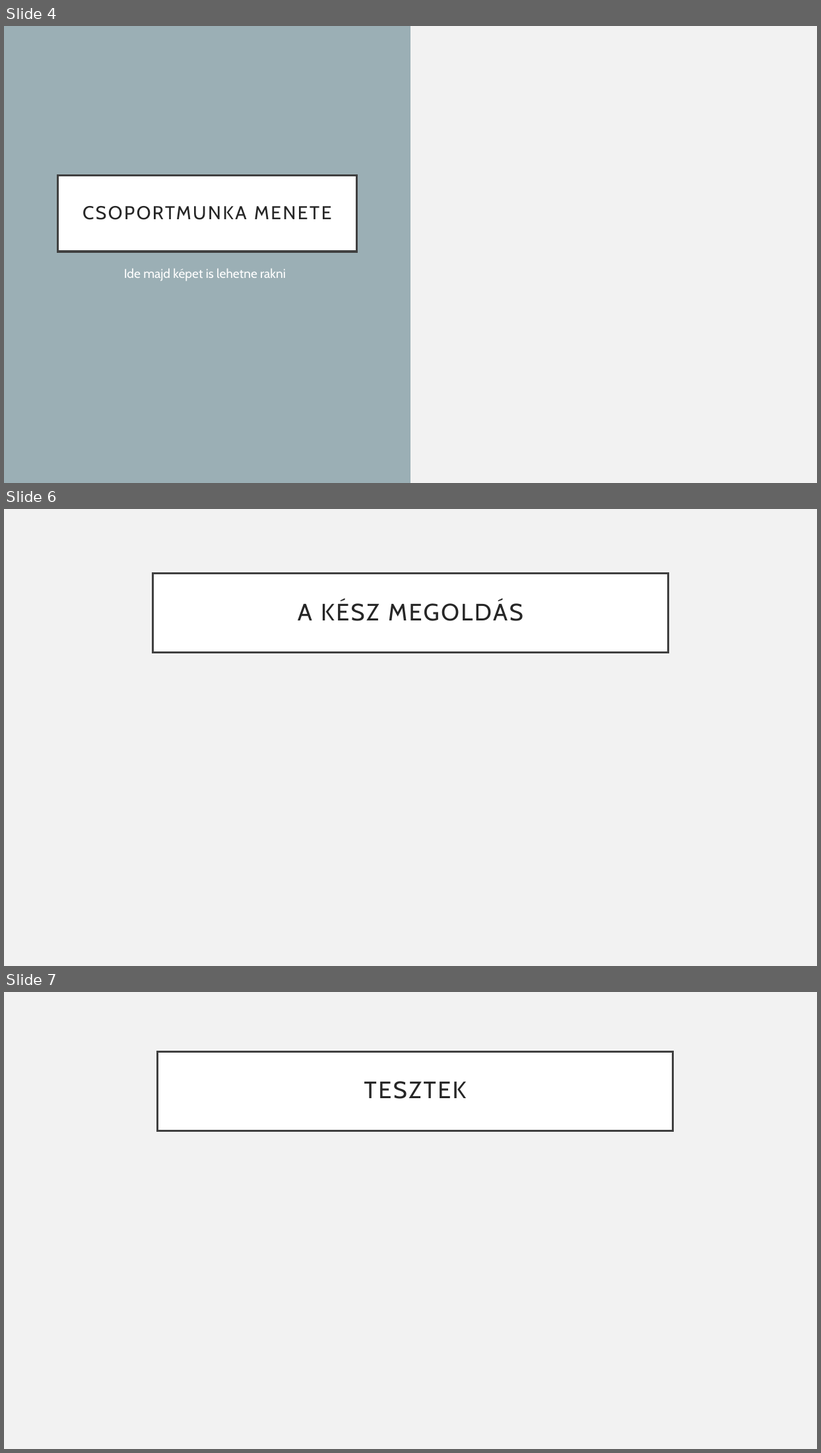
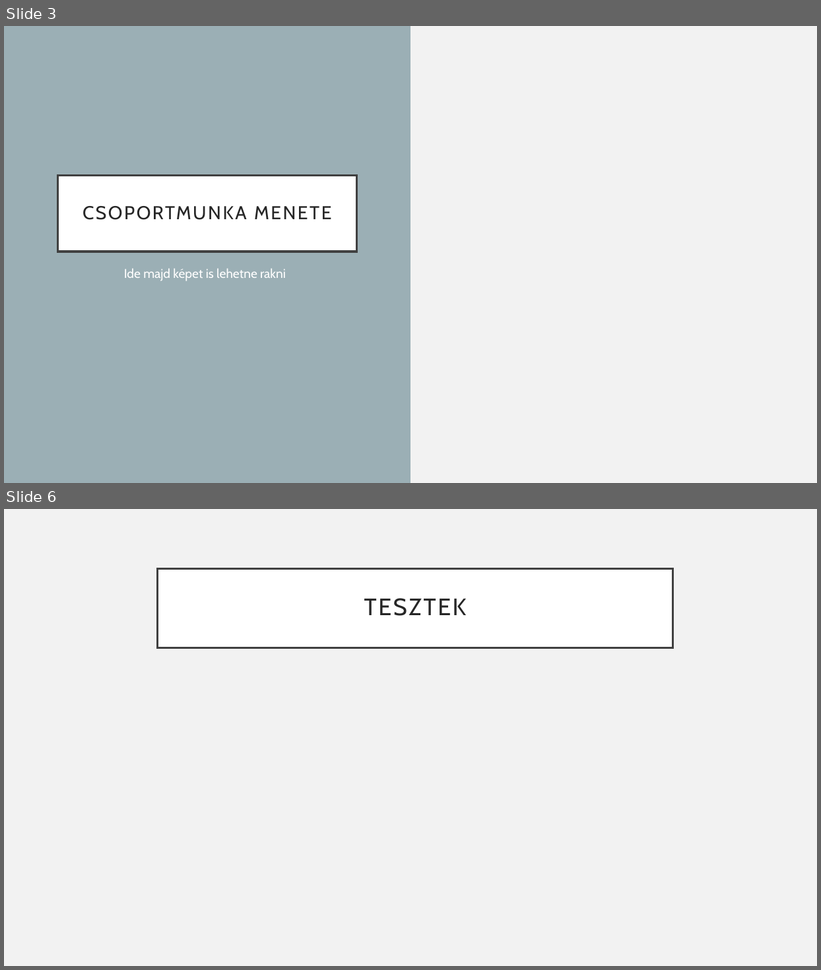
Before and after one commit to fatura-brigitta/Proj1-Jelado-10A_F, a slide deck: Proj1-Jelado-10A_f.pptx. Shown one above the other, each under a label of ours: slides 4, 6 and 7 before the commit, slides 3 and 6 after it; the slides between them are not shown. The pictures are 821x1453 and 821x970 pixels, drawn with LibreOffice and Linux fonts; fonts in the diff are those of the drawing. Boxes give left, top, right and bottom in pixels: in the first picture for what was removed or moved away, otherwise in the second. Text is boxed around its words. In the diff, an @@ line names an element or a change of style, - is before the commit and + after.

```diff
--- a/Proj1-Jelado-10A_f.pptx
+++ b/Proj1-Jelado-10A_f.pptx
@@ slide 6 removed at [4, 509, 817, 966], background #F2F2F2 @@
@@ title removed at [153, 573, 668, 652] @@
-A KÉSZ MEGOLDÁS
@@ what was slide 4 is now slide 3 @@
@@ what was slide 7 is now slide 6 @@
```
Also in this commit, not shown: 3 slides added, 3 other slides removed.
